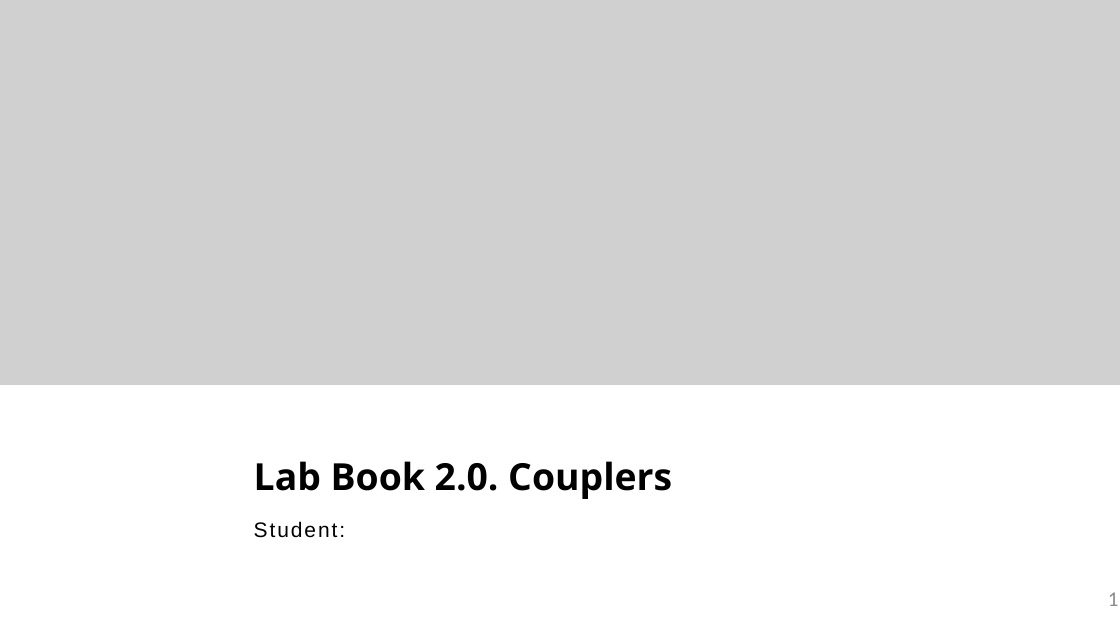
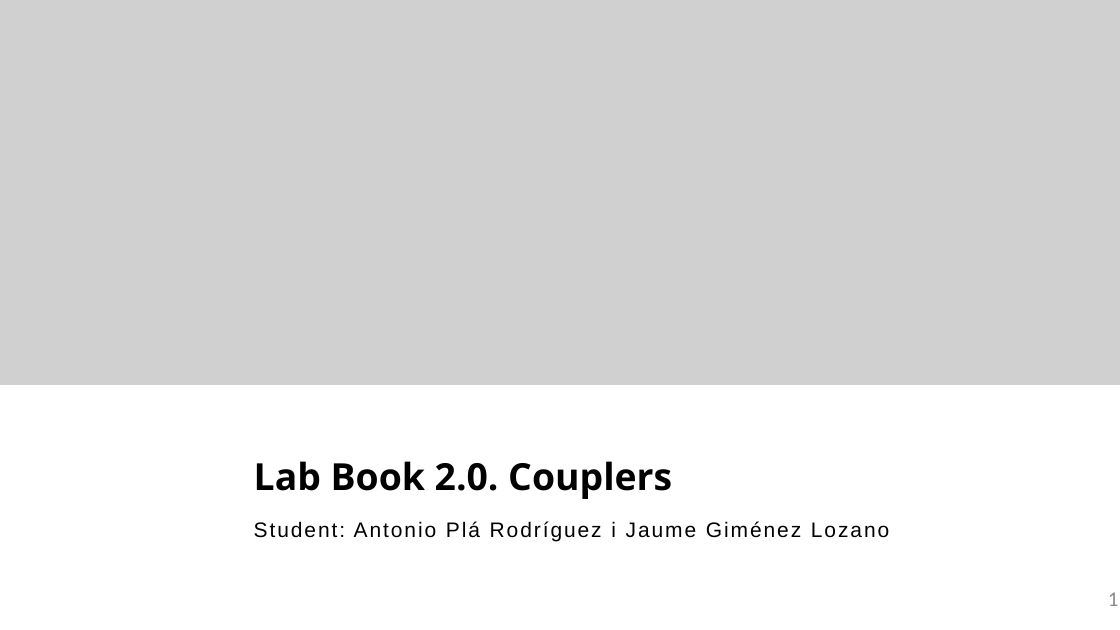
Before and after one commit to jfgimloz/cifoin-lab2, a slide deck: slide 1 of LabBook_20.pptx. Drawn at 1120x630 pixels with LibreOffice and Linux fonts; fonts in the diff are those of the drawing; grey boxes stand for pictures; background and template pictures are left out. Boxes give left, top, right and bottom in pixels: in the first picture for what was removed or moved away, otherwise in the second. Text is boxed around its words. In the diff, an @@ line names an element or a change of style, - is before the commit and + after.

Commit message:
Power point subido

```diff
--- a/LabBook_20.pptx
+++ b/LabBook_20.pptx
@@ text at <box>254,521,889,542</box>: text changed @@
-Student:
+Student: Antonio Plá Rodríguez i Jaume Giménez Lozano
```
